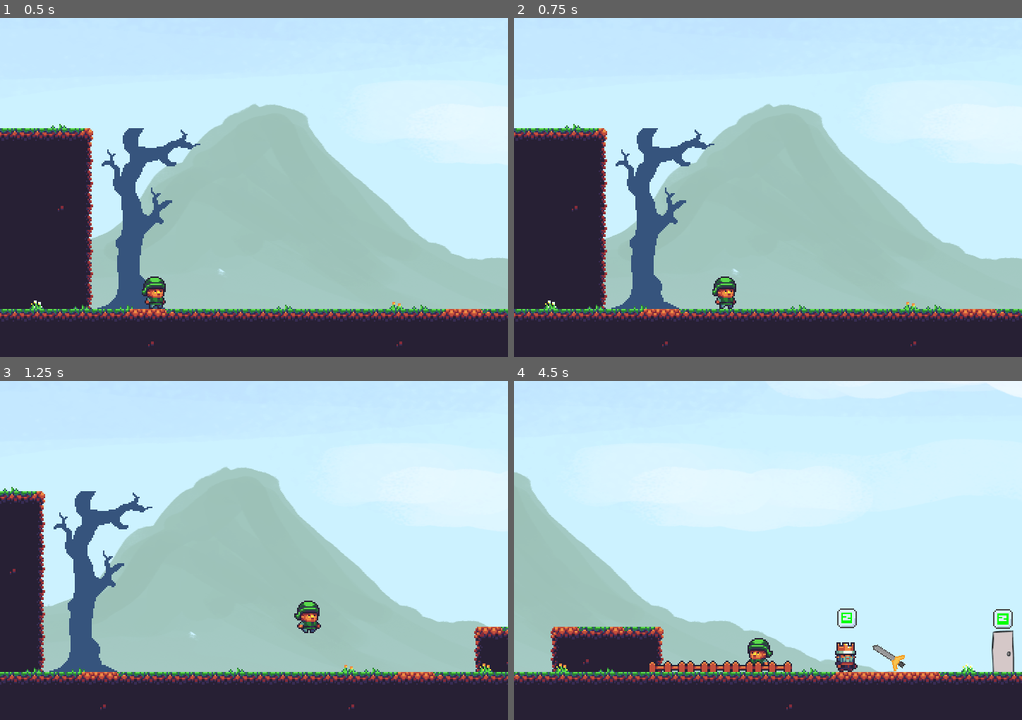
Above: before the commit, frames 1-4 (two rows, left to right).
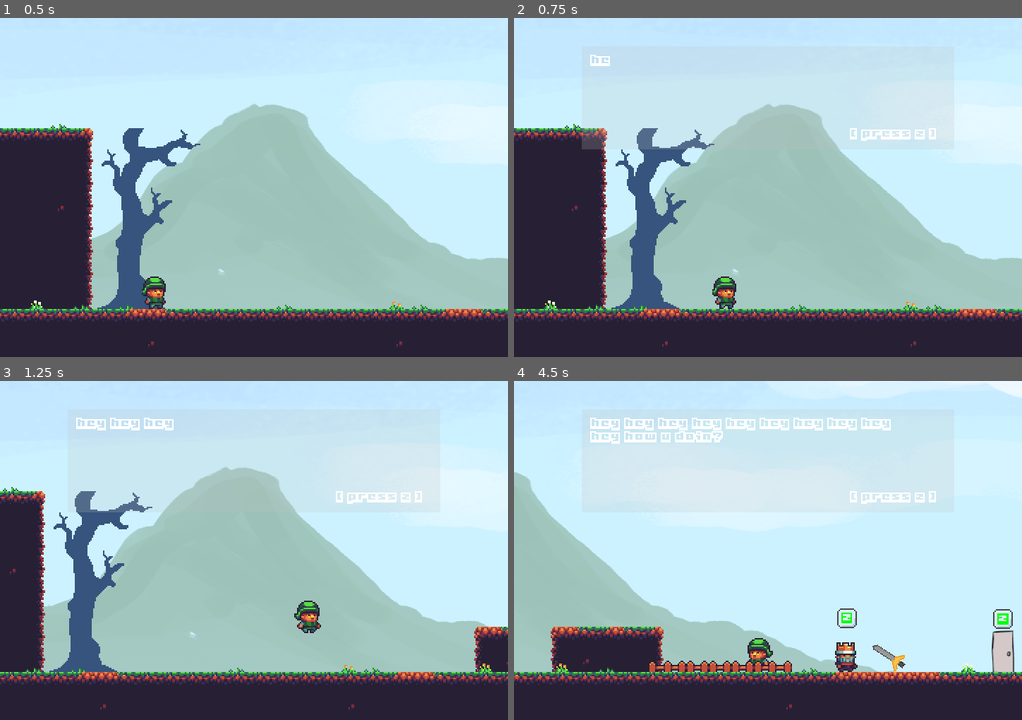
Above: after the commit, the same moments.

Repository: panicstevenson/buy-a-sword
Game: Godot game, scene res://Level.tscn
Two runs of this game, one before a commit and one after it. Both use one fixed random seed, a clock stepped at 60 frames per second and the inputs below.
Inputs:
- Up to frame 1 (0.5 s): no input
- Up to frame 2 (0.75 s): hold Right (ui_right) from 0.53 s (still down); tap Z (key_action, bound only after the commit) at 0.6 s
- Up to frame 3 (1.25 s): keep holding Right (ui_right); tap Space (ui_select) at 0.77 s
- Up to frame 4 (4.5 s): tap Z (key_action, bound only after the commit) at 1.25, 1.35, 2, 2.1, 2.75, 2.85, 3.6, 4.25, 4.35 s; tap Space (ui_select) at 1.52, 3.02, 3.77 s; release Right (ui_right) at 2.03 s; hold Left (ui_left) 2.03-2.78 s; hold Right (ui_right) 2.78-4.28 s; hold Left (ui_left) from 4.28 s (still down)

Frame 1 is identical in both runs. In frame 2, 1.0% of the frame differs, in the area x 13-84%, y 10-39%; in frame 3, 1.0%; in frame 4, 1.8%, in the area x 15-84%, y 10-37%.

Commit message:
Figured out how to on the fly make Bubble instances

Diff:
--- a/Bubble.gd
+++ /dev/null
@@ -1,4 +0,0 @@
-extends Sprite
-
-func _ready():
-	visible = false
--- a/Bubble.tscn
+++ b/Bubble.tscn
@@ -1,15 +1,13 @@
-[gd_scene load_steps=4 format=2]
+[gd_scene load_steps=3 format=2]
 
 [ext_resource path="res://buttonprompt.png" type="Texture" id=1]
 [ext_resource path="res://fonts/boxy_bold.tres" type="DynamicFont" id=2]
-[ext_resource path="res://Bubble.gd" type="Script" id=3]
 
 [node name="Bubble" type="Sprite"]
 visible = false
 position = Vector2( 0, -48 )
 scale = Vector2( 2, 2 )
 texture = ExtResource( 1 )
-script = ExtResource( 3 )
 
 [node name="RichTextLabel" type="RichTextLabel" parent="."]
 margin_left = -3.98547
--- a/Door.tscn
+++ b/Door.tscn
@@ -1,8 +1,7 @@
-[gd_scene load_steps=5 format=2]
+[gd_scene load_steps=4 format=2]
 
 [ext_resource path="res://door.png" type="Texture" id=1]
 [ext_resource path="res://Door.gd" type="Script" id=2]
-[ext_resource path="res://Interactable.tscn" type="PackedScene" id=3]
 
 [sub_resource type="RectangleShape2D" id=1]
 extents = Vector2( 18, 30 )
@@ -17,5 +16,3 @@
 [node name="Sprite" type="Sprite" parent="."]
 z_index = -1
 texture = ExtResource( 1 )
-
-[node name="Interactable" parent="." instance=ExtResource( 3 )]
--- a/Interactable.gd
+++ b/Interactable.gd
@@ -2,21 +2,33 @@
 class_name Interactable
 
 var letter = "Interactable"
+var bubbleScene = load("res://Bubble.tscn")
+var bubble = null
 
+var firstFrameCalled = false
 
 func _ready():
+	bubble = bubbleScene.instance()
+	add_child(bubble)
 	var _body_entered = connect("body_entered", self, "_on_Interactable_body_entered")
 	var _body_exited = connect("body_exited", self, "_on_Interactable_body_exited")
 
+func _process(delta):
+	if !firstFrameCalled:
+		firstFrameCalled = true
+		firstFrame()
+
+func firstFrame():
+	bubble.visible = false
 
 func _on_Interactable_body_entered(body):
-	$Interactable/Bubble.visible = true
+	bubble.visible = true
 	if (body.get_name() == "Player"):
 		body.touching.append(self.name)
 
 
 func _on_Interactable_body_exited(body):
-	$Interactable/Bubble.visible = false
+	bubble.visible = false
 	if (body.get_name() == "Player"):
 		body.touching.erase(self.name)
 
--- a/Interactable.tscn
+++ /dev/null
@@ -1,10 +0,0 @@
-[gd_scene load_steps=3 format=2]
-
-[ext_resource path="res://Interactable.gd" type="Script" id=1]
-[ext_resource path="res://Bubble.tscn" type="PackedScene" id=2]
-
-[node name="Interactable" type="Area2D"]
-script = ExtResource( 1 )
-
-[node name="Bubble" parent="." instance=ExtResource( 2 )]
-script = null
--- a/npcs/NPC.gd
+++ b/npcs/NPC.gd
@@ -5,4 +5,4 @@
 func _ready():
 	._ready()
 	$SpriteFlip/AnimatedSprite.play()
-	$Interactable/Bubble.visible = false
+	#$Interactable/Bubble.visible = false
--- a/npcs/most_important_npc.tscn
+++ b/npcs/most_important_npc.tscn
@@ -1,8 +1,7 @@
-[gd_scene load_steps=8 format=2]
+[gd_scene load_steps=7 format=2]
 
 [ext_resource path="res://characters.png" type="Texture" id=1]
 [ext_resource path="res://npcs/NPC.gd" type="Script" id=2]
-[ext_resource path="res://Interactable.tscn" type="PackedScene" id=3]
 
 [sub_resource type="AtlasTexture" id=1]
 atlas = ExtResource( 1 )
@@ -39,5 +38,3 @@
 scale = Vector2( 2, 2 )
 shape = SubResource( 4 )
 one_way_collision = true
-
-[node name="Interactable" parent="." instance=ExtResource( 3 )]
--- a/project.godot
+++ b/project.godot
@@ -33,6 +33,14 @@
 window/stretch/mode="2d"
 window/stretch/aspect="keep"
 
+[input]
+
+key_action={
+"deadzone": 0.5,
+"events": [ Object(InputEventKey,"resource_local_to_scene":false,"resource_name":"","device":0,"alt":false,"shift":false,"control":false,"meta":false,"command":false,"pressed":false,"scancode":90,"unicode":0,"echo":false,"script":null)
+ ]
+}
+
 [rendering]
 
 quality/driver/driver_name="GLES2"
--- a/ui/DialogueUI.gd
+++ b/ui/DialogueUI.gd
@@ -15,6 +15,7 @@
 
 var currentText = ""
 var showing = false
+var goingFast = false
 
 # Called when the node enters the scene tree for the first time.
 func _ready():
@@ -25,12 +26,14 @@
 func _process(delta):
 	rect.visible = showing
 	if showing:
-		floatLetters += delta * 10
+		if goingFast:
+			floatLetters += delta * 200
+		else:
+			floatLetters += delta * 20
 		label.visible_characters = floor(floatLetters)
 		if Input.is_action_just_pressed("key_action"):
 			if floatLetters < currentText.length():
-				# skip to end
-				floatLetters = currentText.length()
+				goingFast = true
 			else:
 				showing = false
 	else:
@@ -49,3 +52,4 @@
 	label.text = text
 	currentText = text
 	showing = true
+	goingFast = false
